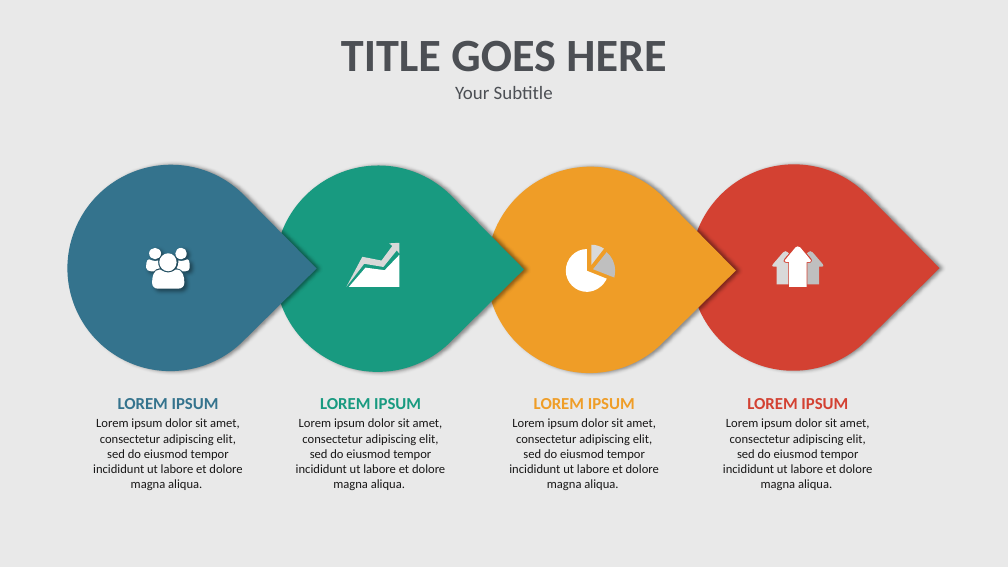
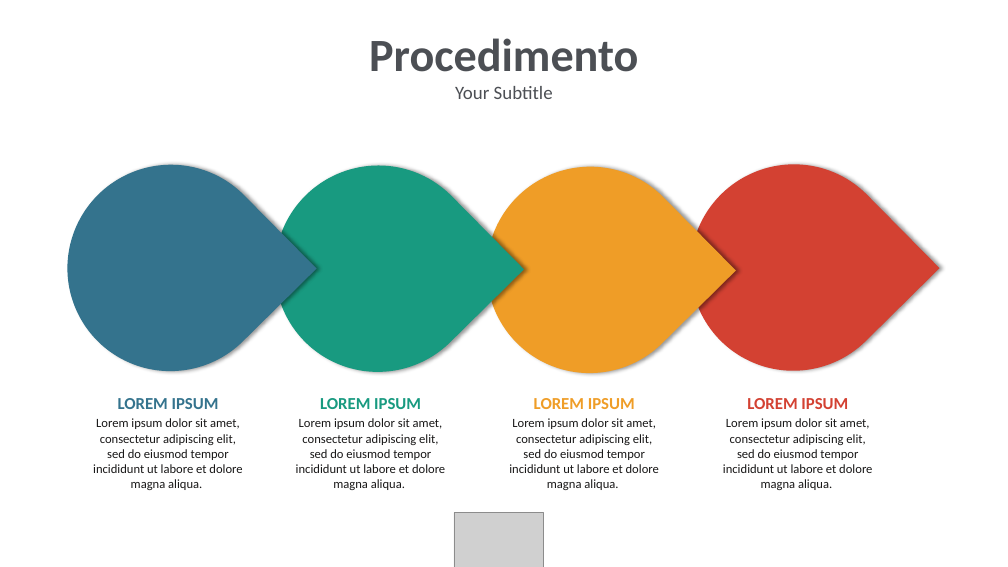
Before and after one commit to jf994/DataProtectionProject, a slide deck: slide 3 of docs/Presentazione.pptx (slide 4 before the commit). Drawn at 1008x567 pixels with LibreOffice and Linux fonts; fonts in the diff are those of the drawing; grey boxes stand for pictures; background and template pictures are left out. Boxes give left, top, right and bottom in pixels: in the first picture for what was removed or moved away, otherwise in the second. Text is boxed around its words. In the diff, an @@ line names an element or a change of style, - is before the commit and + after.

```diff
--- a/docs/Presentazione.pptx
+++ b/docs/Presentazione.pptx
@@ rectangle removed at (0, 0, 1008, 567) @@
@@ text at (369, 38, 638, 72): text changed @@
-TITLE GOES HERE
+Procedimento
@@ freeform shape removed at (146, 248, 190, 289) @@
@@ freeform shape removed at (346, 243, 399, 287) @@
@@ freeform shape removed at (349, 255, 400, 287) @@
@@ freeform shape removed at (566, 249, 606, 292) @@
@@ freeform shape removed at (591, 245, 604, 265) @@
@@ freeform shape removed at (593, 252, 616, 278) @@
@@ freeform shape removed at (771, 251, 789, 284) @@
@@ freeform shape removed at (784, 247, 812, 287) @@
@@ freeform shape removed at (807, 251, 824, 284) @@
@@ picture added at (454, 513, 543, 567) @@
```
Also in this commit, not shown: 3 other slides changed, 1 slide added, 29 slides removed.
